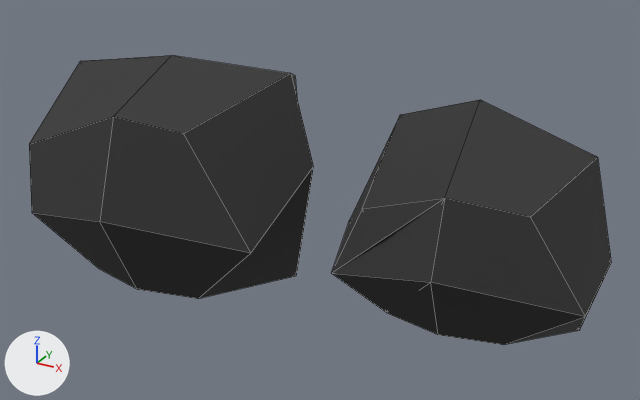
Renders of the FBX model Assets/Models/Rock1.fbx from each side of a commit.
Before and after are seen from a 50 mm camera at (9.56, -12.16, 6.18) aimed at (2.86, 0.03, 0.09). The axes (+X, +Y, +Z) are drawn at lower left. The lights are the same throughout. Mesh edges are drawn as thin lines.
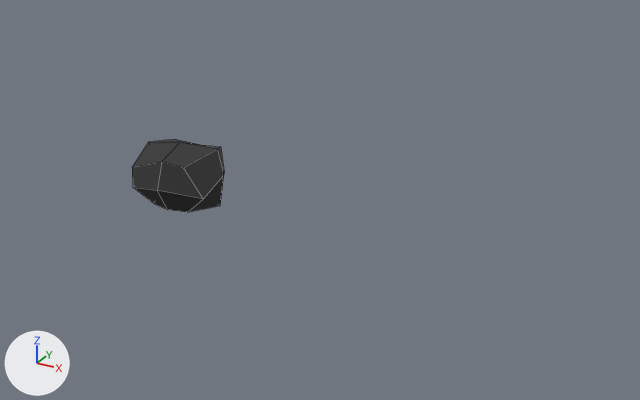
Location of each change, [x1, y1, x2, y2] in pixels of the pictures (640 x 400 px; the box of a moved part takes in the faces that stretch with it):
'Cube', reshaped, rescaled (84% narrower, 75% shorter)
    before: [29, 55, 611, 345]
    after: [132, 139, 224, 212]
part 1 of me_cube_003, moved or reshaped
    before: [29, 55, 313, 299]
    after: [132, 139, 224, 212]
part 2 of me_cube_003, deleted (black)
    before: [332, 100, 611, 345]

What the commit changed:
me_cube_003 has 52 vertices, 49 faces and spans x -1.27..4.06, y -1.18..1.18, z -0.93..1.19.
me_cube_003 is used by ob_cube; location (0.0, 0.0, 0.0); scale (1.92, 1.92, 1.92).
me_cube_003 part 1: the loose piece of 26 vertices spanning x -1.27..1.49, y -1.18..1.18, z -0.93..1.18 is scaled about its middle by (0.644, 0.644, 0.555), then moved by (-0.08, 0.03, -0.09).
me_cube_003 part 2: the loose piece of 26 vertices spanning x 1.75..4.06, y -0.84..0.96, z -0.59..1.19 is deleted.
Object 'Cube' (ob_cube) is rescaled from (1.92, 1.92, 1.92) to (1.0, 1.0, 1.0).
